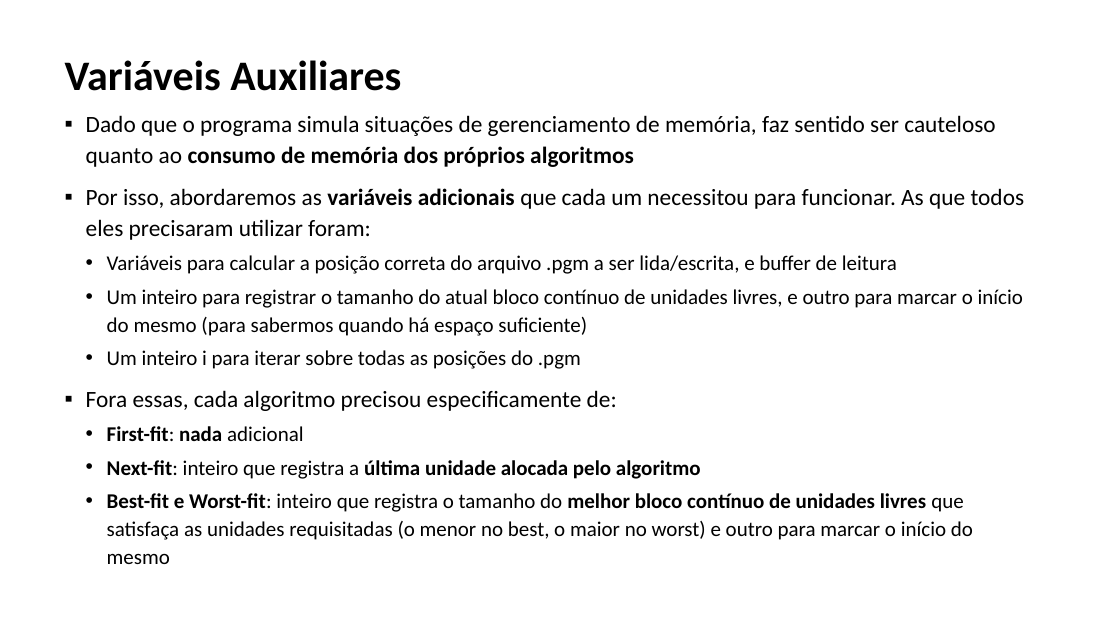
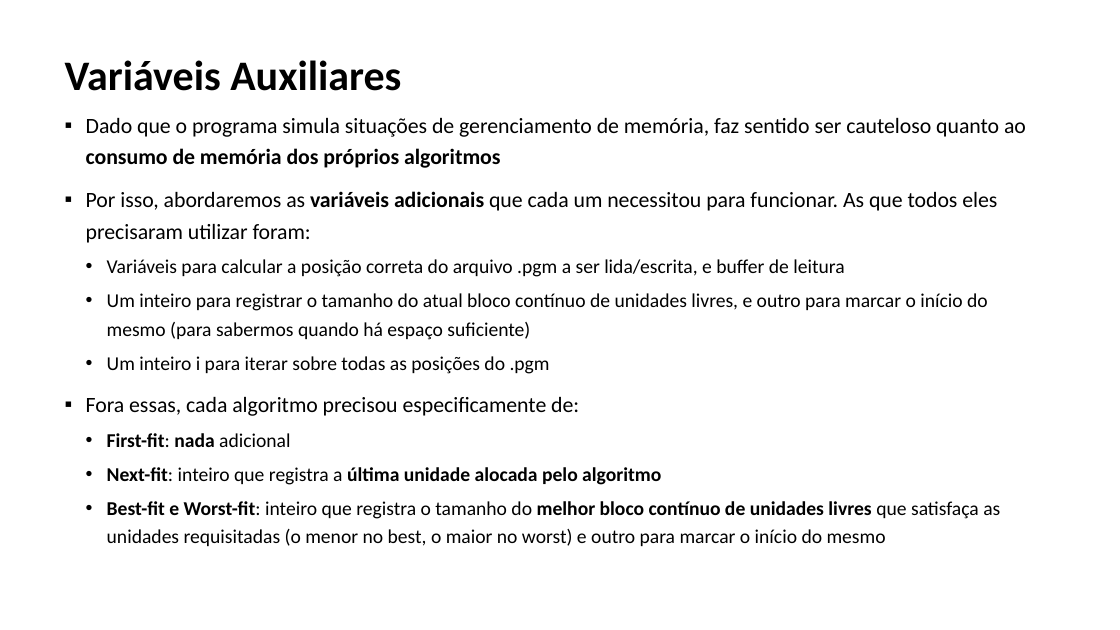
Before and after one commit to MagoDaZueira/MAC0422-EPs, a slide deck: slide 4 of EP3/apresentação/slides.pptx. Drawn at 1120x630 pixels with LibreOffice and Linux fonts; fonts in the diff are those of the drawing. Boxes give left, top, right and bottom in pixels: in the first picture for what was removed or moved away, otherwise in the second. Text is boxed around its words. In the diff, an @@ line names an element or a change of style, - is before the commit and + after.

```diff
--- a/EP3/apresentação/slides.pptx
+++ b/EP3/apresentação/slides.pptx
@@ text "Dado que o programa simula ..." at bbox=[86, 118, 1026, 546]: size 20 to 18.7 pt in "Dado que o programa simula situações de ...", "Por isso, abordaremos as variáveis adicionais que ...", "Fora essas, cada algoritmo precisou especificamente de:"; size 18 to 16.8 pt in "Variáveis para calcular a posição correta do ...", "Um inteiro para registrar o tamanho do ...", "Um inteiro i para iterar sobre todas ...", "First-fit: nada adicional" and 2 more places; line spacing 1.1 to 1.2 @@
```
Also in this commit, not shown: 5 other slides changed, 1 slide added, 25 other files.
